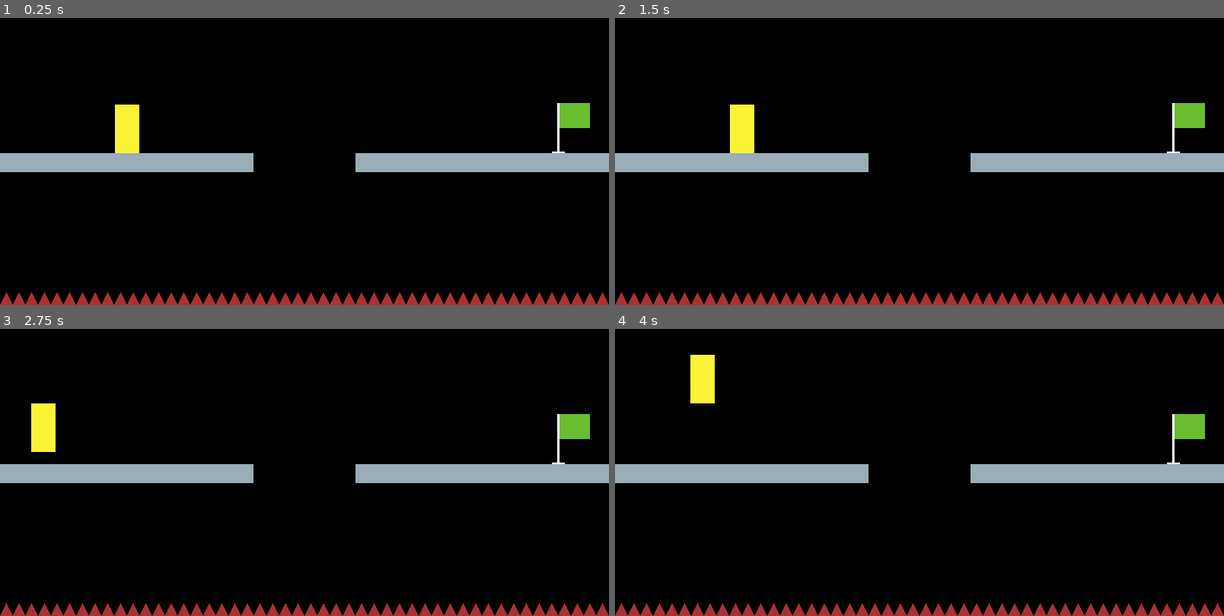
Above: before the commit, frames 1-4 (two rows, left to right).
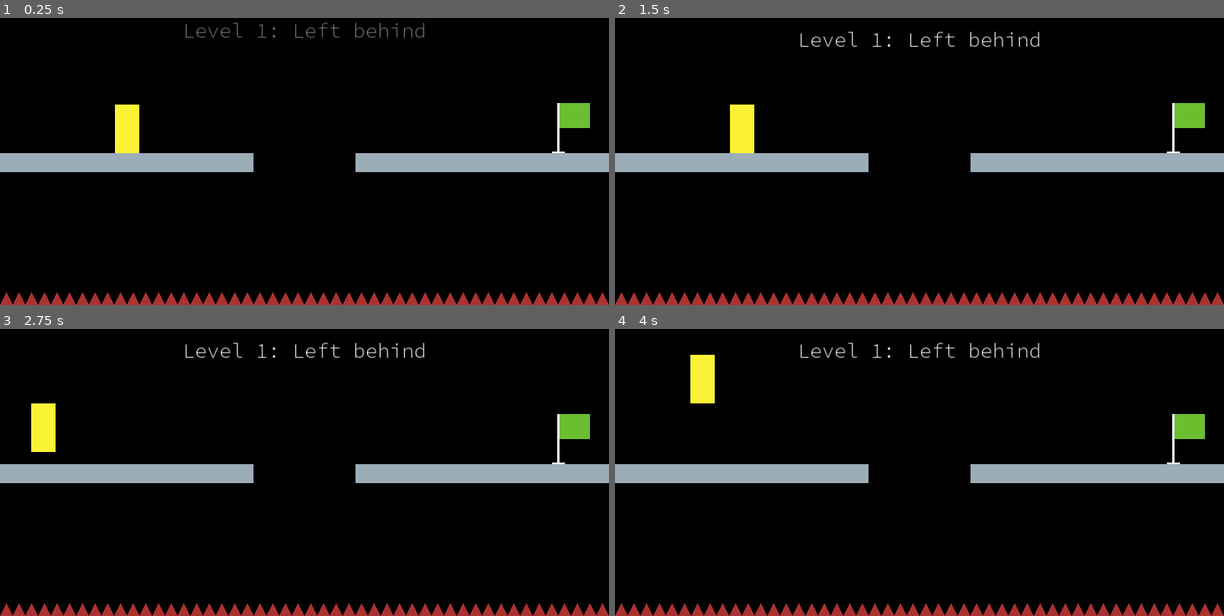
Above: after the commit, the same moments.

Repository: Julian-Vos/out-of-the-box
Game: Godot game, scene res://scenes/game.tscn
The game is run twice, just before and just after one commit, with the same random seed, the same clock (stepped at 60 frames per second) and the same inputs.
Inputs (mouse positions are in pixels of both pictures, inside the frame that each line leads up to):
- Up to frame 1 (0.25 s): no input
- Up to frame 2 (1.5 s): tap Enter at 0.5 s; drag from (742, 129) to (1187, 127) at 0.52 s; tap Space at 1.25 s; drag from (797, 147) to (1187, 127) at 1.27 s
- Up to frame 3 (2.75 s): tap Enter at 2 s; move the mouse to (365, 360) at 2.02 s; hold A (left) from 2.03 s (still down); hold W (up) from 2.03 s (still down)
- Up to frame 4 (4 s): release A (left) at 2.75 s; release W (up) at 2.75 s; drag from (889, 509) to (657, 432) at 2.77 s; tap Space at 3.5 s; move the mouse to (1102, 492) at 3.52 s; hold D (right) from 3.53 s (still down); hold W (up) from 3.53 s (still down)

The runs differ from the first frame. In frame 1, 0.4% of the frame differs, in the area x 30-70%, y 1-7%; in frame 2, 0.5%, in the area x 30-70%, y 4-11%; in frame 3, 0.5%; in frame 4, 0.5%.

Commit message:
Add level names to the UI

Diff:
--- a/scenes/game.tscn
+++ b/scenes/game.tscn
@@ -37,7 +37,6 @@
 script = ExtResource("1_kmguk")
 
 [node name="UI" parent="." instance=ExtResource("1_ukilk")]
-visible = false
 
 [node name="Camera2D" type="Camera2D" parent="."]
 zoom = Vector2(0.5, 0.5)
--- a/scenes/ui.tscn
+++ b/scenes/ui.tscn
@@ -14,15 +14,33 @@
 [node name="UI" type="CanvasLayer"]
 script = ExtResource("1_56xpi")
 
+[node name="Label" type="Label" parent="."]
+visible = false
+anchors_preset = -1
+anchor_left = 0.5
+anchor_top = 0.25
+anchor_right = 0.5
+anchor_bottom = 0.25
+offset_left = -210.0
+offset_top = -22.5
+offset_right = 210.0
+offset_bottom = 22.5
+grow_horizontal = 2
+grow_vertical = 2
+theme_override_fonts/font = ExtResource("1_ulddr")
+theme_override_font_sizes/font_size = 40
+text = "Level 1: Left behind"
+
 [node name="ColorRect" type="ColorRect" parent="."]
+visible = false
 anchors_preset = 15
 anchor_right = 1.0
 anchor_bottom = 1.0
 grow_horizontal = 2
 grow_vertical = 2
-color = Color(0, 0, 0, 1)
 
 [node name="VBoxContainer" type="VBoxContainer" parent="."]
+visible = false
 anchors_preset = -1
 anchor_left = 0.25
 anchor_top = 0.5
--- a/scripts/player.gd
+++ b/scripts/player.gd
@@ -63,7 +63,7 @@
 			velocity.y = -JUMP_STRENGTH / 4.0
 
 	if get_parent().current_level == 6 && velocity != Vector2.ZERO:
-		$StandstillTimer.start(24)
+		$StandstillTimer.start(20)
 
 	if dragging_offset != null:
 		velocity = (get_global_mouse_position() - position - dragging_offset).limit_length(75) / delta
--- a/scripts/secret.gd
+++ b/scripts/secret.gd
@@ -23,12 +23,15 @@
 
 	game.current_level = int(level.name.right(1)) + 1
 
+	var ui = game.get_node('UI')
+	var camera = game.get_node('Camera2D')
 	var tween = create_tween().set_trans(Tween.TRANS_SINE)
-	var camera = game.get_node('Camera2D')
 
 	if game.current_level < 10:
+		ui.show_current_level_name()
+
 		tween.tween_property(camera, 'position', game.get_current_level_position(), 1)
 	else:
+		ui.animate_end()
+
 		tween.tween_property(camera, 'zoom', Vector2(0.05, 0.05), 5).set_ease(Tween.EASE_OUT)
-
-		game.get_node('UI').animate_end()
--- a/scripts/ui.gd
+++ b/scripts/ui.gd
@@ -1,18 +1,54 @@
 extends CanvasLayer
 
+const LEVEL_NAMES = [
+	'Left behind',
+	"Hold up, what's going on?",
+	'Out of sight, out of mind',
+	'It starts to click',
+	"Let's try the fourth direction",
+	'Just stay calm now',
+	"They're dragging this out",
+	'Over and out',
+	'0ut 0f the b0x',
+]
 const GREEN = Color8(106, 190, 48, 128)
 const TRANSPARENT = Color(0, 0, 0, 0)
+
+var level_name_tween
 
 @onready var player = $'../Player'
 @onready var start_ticks_msec = Time.get_ticks_msec()
 
+func _ready():
+	show_current_level_name()
+
+func show_current_level_name():
+	if level_name_tween != null:
+		level_name_tween.kill()
+
+	level_name_tween = create_tween().set_trans(Tween.TRANS_SINE)
+
+	level_name_tween.tween_property($Label, 'anchor_top', 0.25, 0.5).from(0.2)
+	level_name_tween.parallel()
+	level_name_tween.tween_property($Label, 'anchor_bottom', 0.25, 0.5).from(0.2)
+	level_name_tween.parallel()
+	level_name_tween.tween_property($Label, 'modulate:a', 1, 0.5).from(0)
+	level_name_tween.tween_property($Label, 'anchor_top', 0.3, 0.5).set_delay(5)
+	level_name_tween.parallel()
+	level_name_tween.tween_property($Label, 'anchor_bottom', 0.3, 0.5).set_delay(5)
+	level_name_tween.parallel()
+	level_name_tween.tween_property($Label, 'modulate:a', 0, 0.5).set_delay(5)
+
+	var current_level = get_parent().current_level
+
+	$Label.text = 'Level %d: %s' % [current_level, LEVEL_NAMES[current_level - 1]]
+	$Label.visible = true
+
 func animate_win(position):
-	if visible:
+	if $ColorRect.visible:
 		return
 
-	visible = true
-
-	var tween = create_tween().set_trans(Tween.TRANS_SINE).set_ease(Tween.EASE_OUT).set_parallel(true)
+	var tween = create_tween().set_trans(Tween.TRANS_SINE).set_ease(Tween.EASE_OUT).set_parallel()
 	var anchor_origin = get_viewport().canvas_transform * position / get_viewport().get_visible_rect().size
 
 	tween.tween_property($ColorRect, 'anchor_left', 0, 0.65).from(anchor_origin.x)
@@ -21,29 +57,31 @@
 	tween.tween_property($ColorRect, 'anchor_bottom', 1, 0.65).from(anchor_origin.y)
 	tween.tween_property($ColorRect, 'modulate', Color.BLACK, 0.65).from(GREEN)
 
+	$ColorRect.visible = true
 	$VBoxContainer.visible = true
 
 func _on_retry_pressed():
-	$VBoxContainer.visible = false
-
 	var tween = create_tween().set_trans(Tween.TRANS_SINE).set_ease(Tween.EASE_IN)
 
 	tween.tween_property($ColorRect, 'modulate:a', 0, 0.35)
-	tween.tween_callback(func(): visible = false)
+	tween.tween_callback(func(): $ColorRect.visible = false)
 
 	player.position = get_parent().get_current_level_retry_position()
-
 	player.enabled = true
 
+	show_current_level_name()
+
+	$VBoxContainer.visible = false
+
 func animate_end():
-	visible = true
-
 	var tween = create_tween().set_trans(Tween.TRANS_SINE).set_ease(Tween.EASE_IN)
 
 	tween.tween_property($ColorRect, 'modulate', Color.BLACK, 5).from(TRANSPARENT)
 	tween.parallel()
 	tween.tween_property($VBoxContainer, 'modulate:a', 1, 5).from(0)
 	tween.tween_callback(func(): player.set_physics_process(false))
+
+	$ColorRect.visible = true
 
 	var seconds = (Time.get_ticks_msec() - start_ticks_msec) / 1000
 	var minutes = seconds / 60
